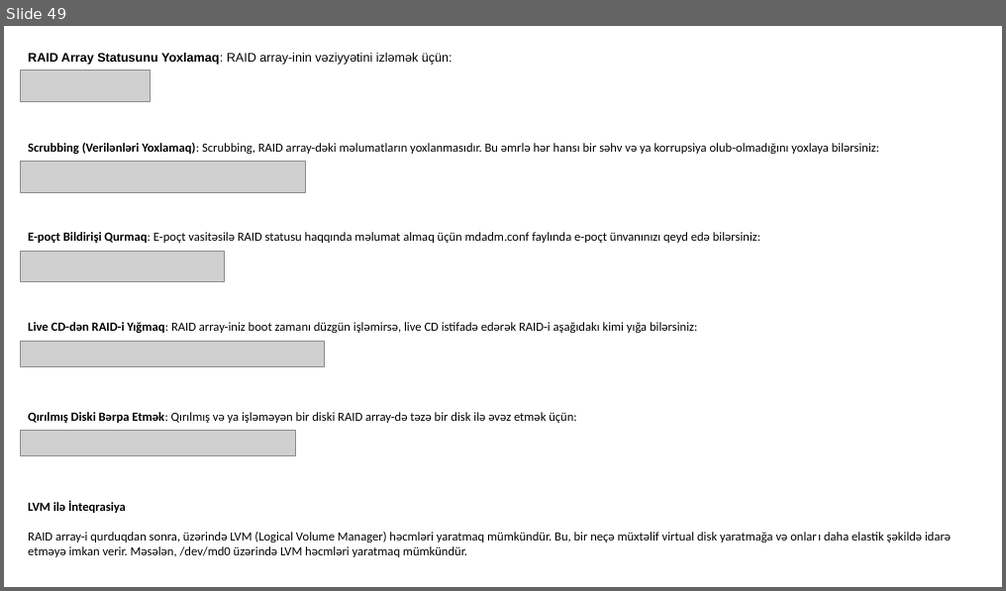
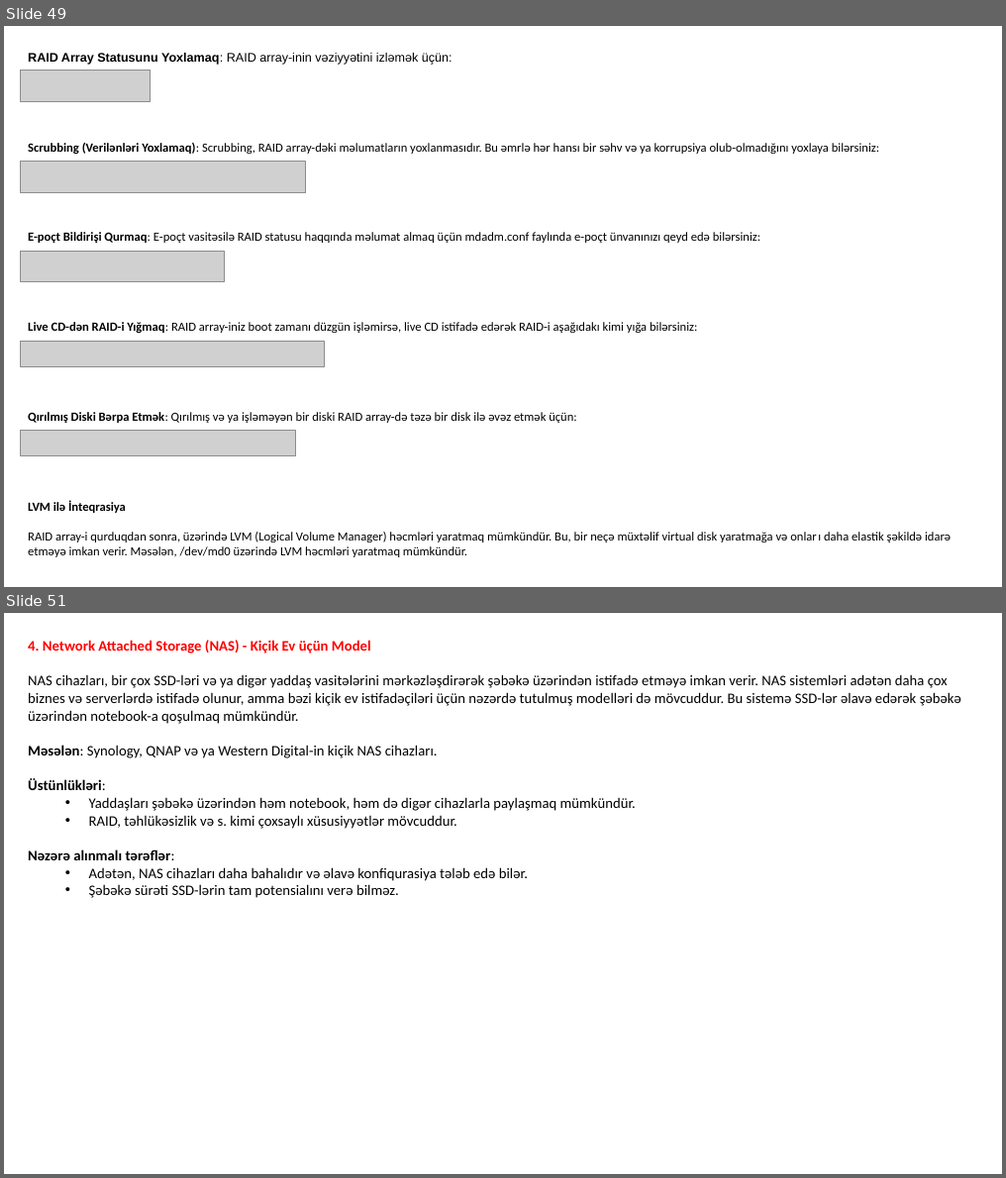
Before and after one commit to codeurient/DevOps, a slide deck: .lessons/1 operating systems/1 linux/1.pptx. Shown one above the other, each under a label of ours: slide 49 before the commit, slides 49 and 51 after it; the slides between them are not shown. The pictures are 1006x591 and 1006x1178 pixels, drawn with LibreOffice and Linux fonts; fonts in the diff are those of the drawing; grey boxes stand for pictures. Boxes give left, top, right and bottom in pixels: in the first picture for what was removed or moved away, otherwise in the second. Text is boxed around its words. In the diff, an @@ line names an element or a change of style, - is before the commit and + after.

```diff
--- a/.lessons/1 operating systems/1 linux/1.pptx
+++ b/.lessons/1 operating systems/1 linux/1.pptx
@@ slide 51 added at bbox=[4, 613, 1002, 1174], background #FFFFFF @@
@@ text added at bbox=[28, 640, 961, 898], 14 pt, text #000000 @@
+4. Network Attached Storage (NAS) - Kiçik Ev üçün Model
+NAS cihazları, bir çox SSD-ləri və ya digər yaddaş vasitələrini mərkəzləşdirərək şəbəkə üzərindən istifadə etməyə imkan verir. NAS sistemləri adətən daha çox biznes və serverlərdə istifadə olunur, amma bəzi kiçik ev istifadəçiləri üçün nəzərdə tutulmuş modelləri də mövcuddur. Bu sistemə SSD-lər əlavə edərək şəbəkə üzərindən notebook-a qoşulmaq mümkündür.
+Məsələn: Synology, QNAP və ya Western Digital-in kiçik NAS cihazları.
+Üstünlükləri:
+  • Yaddaşları şəbəkə üzərindən həm notebook, həm də digər cihazlarla paylaşmaq mümkündür.
+  • RAID, təhlükəsizlik və s. kimi çoxsaylı xüsusiyyətlər mövcuddur.
+Nəzərə alınmalı tərəflər:
+  • Adətən, NAS cihazları daha bahalıdır və əlavə konfiqurasiya tələb edə bilər.
+  • Şəbəkə sürəti SSD-lərin tam potensialını verə bilməz.
```
Also in this commit, not shown: 7 other slides added, 8 slides removed.
